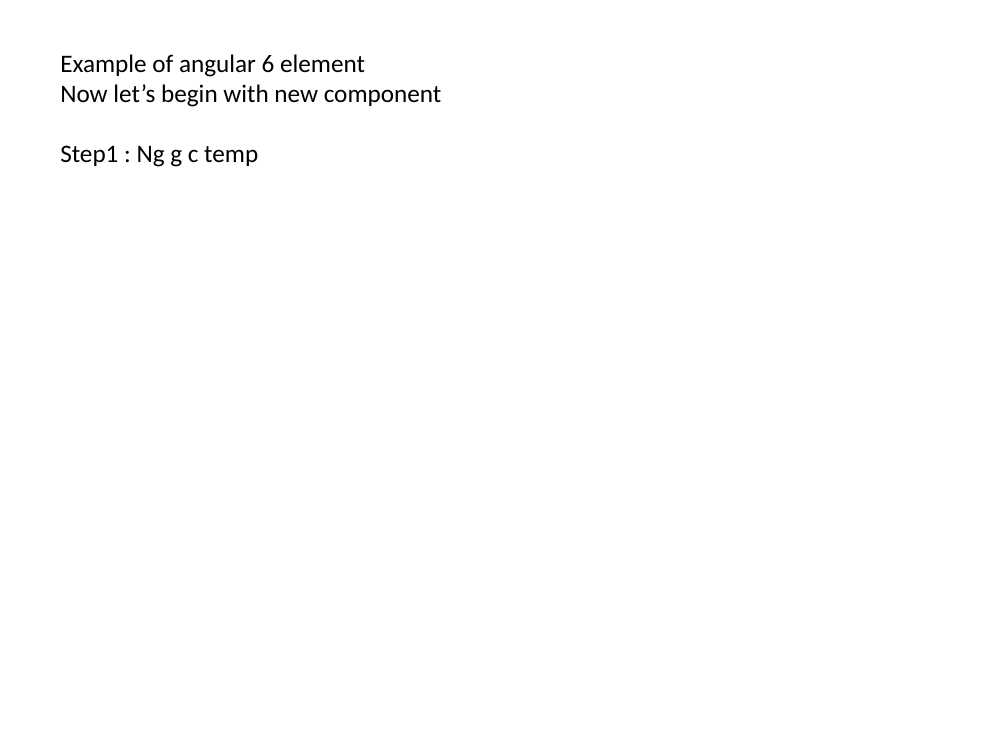
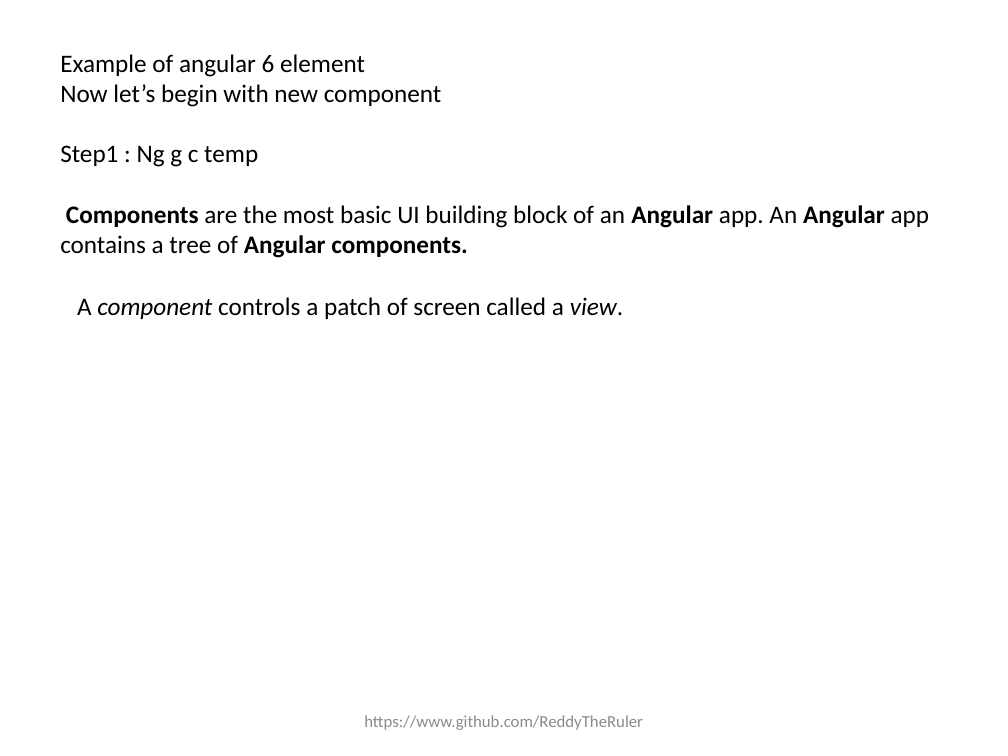
Before and after one commit to ReddyTheruler/Angular, a slide deck: slide 15 of Angular_PPT.pptx (slide 10 before the commit). Drawn at 1008x756 pixels with LibreOffice and Linux fonts; fonts in the diff are those of the drawing. Boxes give left, top, right and bottom in pixels: in the first picture for what was removed or moved away, otherwise in the second. Text is boxed around its words. In the diff, an @@ line names an element or a change of style, - is before the commit and + after.

```diff
--- a/Angular_PPT.pptx
+++ b/Angular_PPT.pptx
@@ text at [60,205,930,258]: paragraph added @@
+Components are the most basic UI building block of an Angular app. An Angular app contains a tree of Angular components.
@@ text added at [77,297,623,319], 18 pt, text #000000 @@
+A component controls a patch of screen called a view.
@@ text added at [364,715,643,730], 12 pt, text #8C8C8C @@
+https://www.github.com/ReddyTheRuler
```
Also in this commit, not shown: 20 other slides changed, 11 slides added, 1 slide removed.
